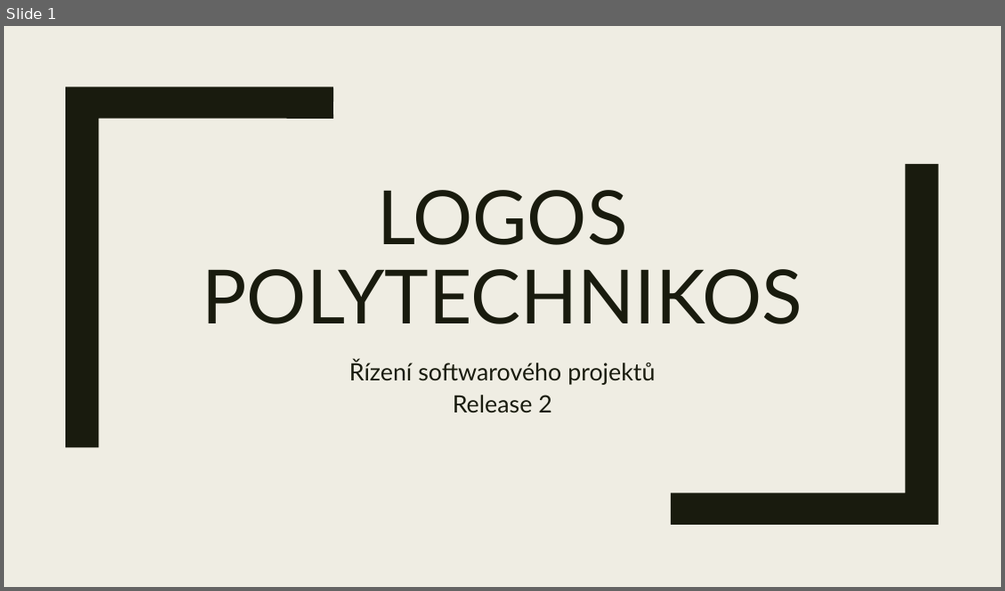
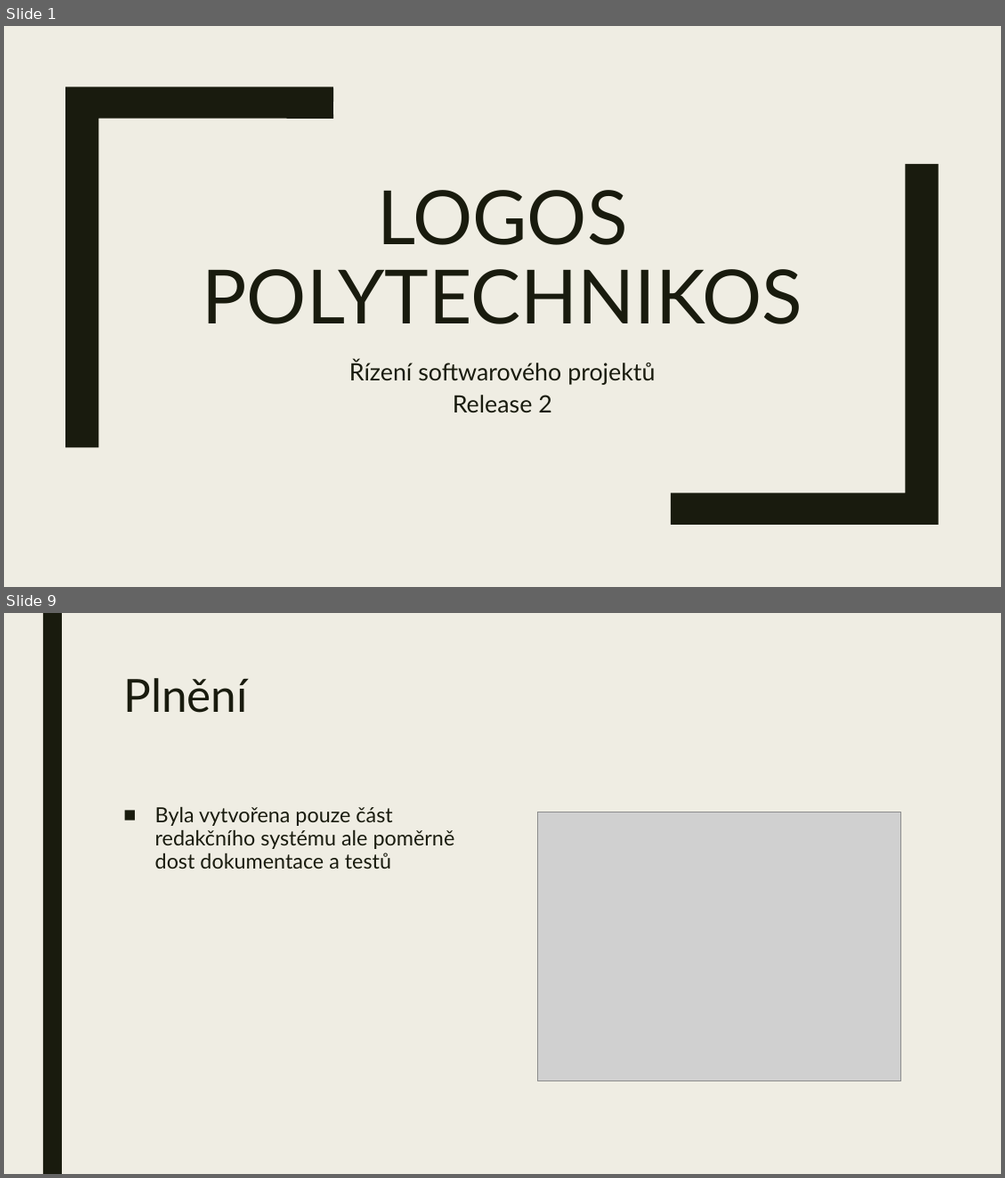
Before and after one commit to ToSemerad/project_rsp, a slide deck: docs/LogosPolytechnikos_releas2.pptx. Shown one above the other, each under a label of ours: slide 1 before the commit, slides 1 and 9 after it; the slides between them are not shown. The pictures are 1005x591 and 1005x1178 pixels, drawn with LibreOffice and Linux fonts; fonts in the diff are those of the drawing; grey boxes stand for pictures. Boxes give left, top, right and bottom in pixels: in the first picture for what was removed or moved away, otherwise in the second. Text is boxed around its words. In the diff, an @@ line names an element or a change of style, - is before the commit and + after.

```diff
--- a/docs/LogosPolytechnikos_releas2.pptx
+++ b/docs/LogosPolytechnikos_releas2.pptx
@@ slide 9 added at bbox=[4, 613, 1001, 1174], background #EFEDE3 @@
@@ rectangle added at bbox=[43, 613, 62, 1174], fill #191B0E @@
@@ title added at bbox=[123, 678, 248, 713], 44 pt, text #191B0E @@
+Plnění
@@ text added at bbox=[155, 806, 455, 868], 20 pt, text #191B0E @@
+■ Byla vytvořena pouze část redakčního systému ale poměrně dost dokumentace a testů
@@ picture added at bbox=[538, 811, 901, 1081] @@
```
Also in this commit, not shown: 7 slides changed, 1 slide removed.
